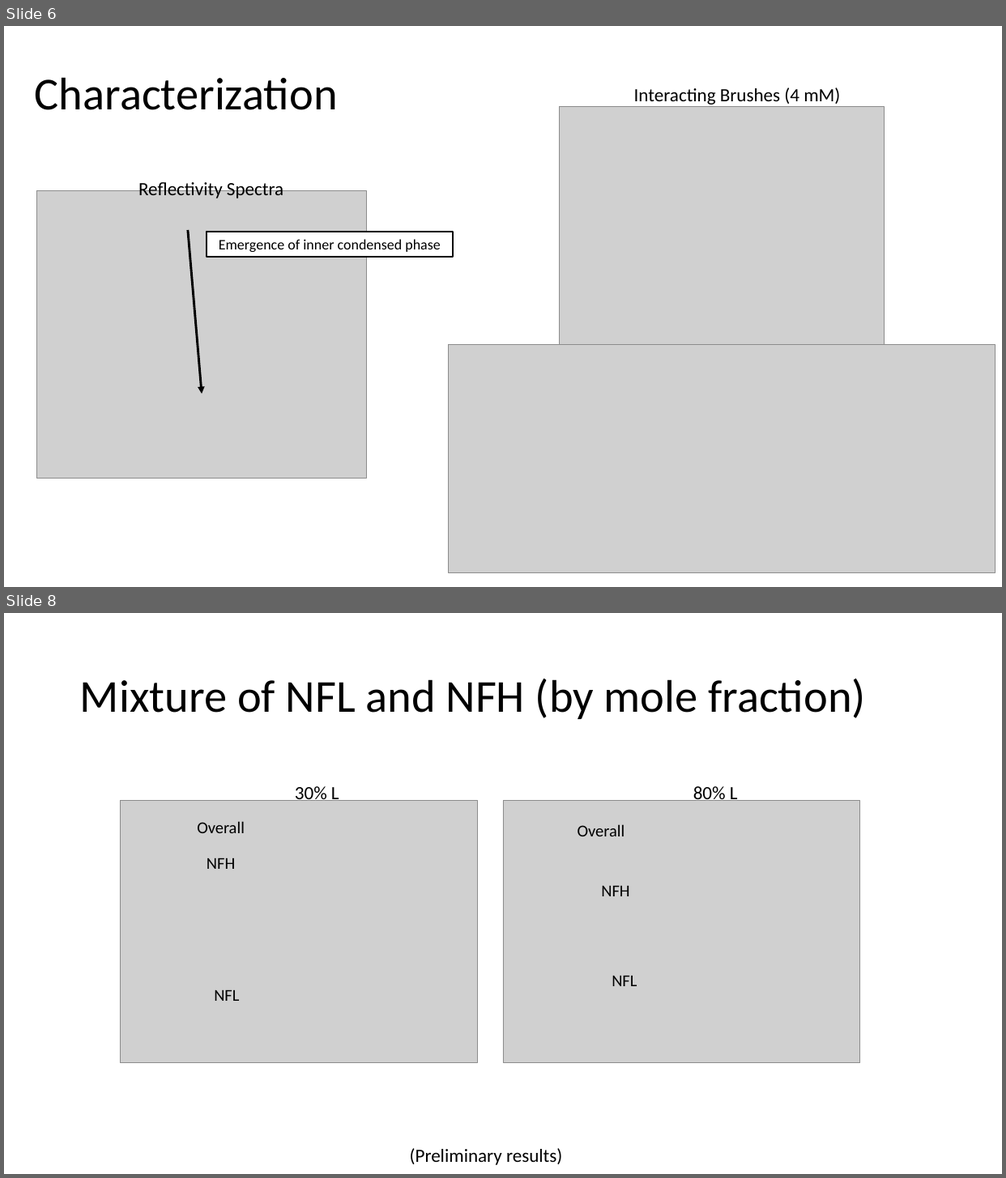
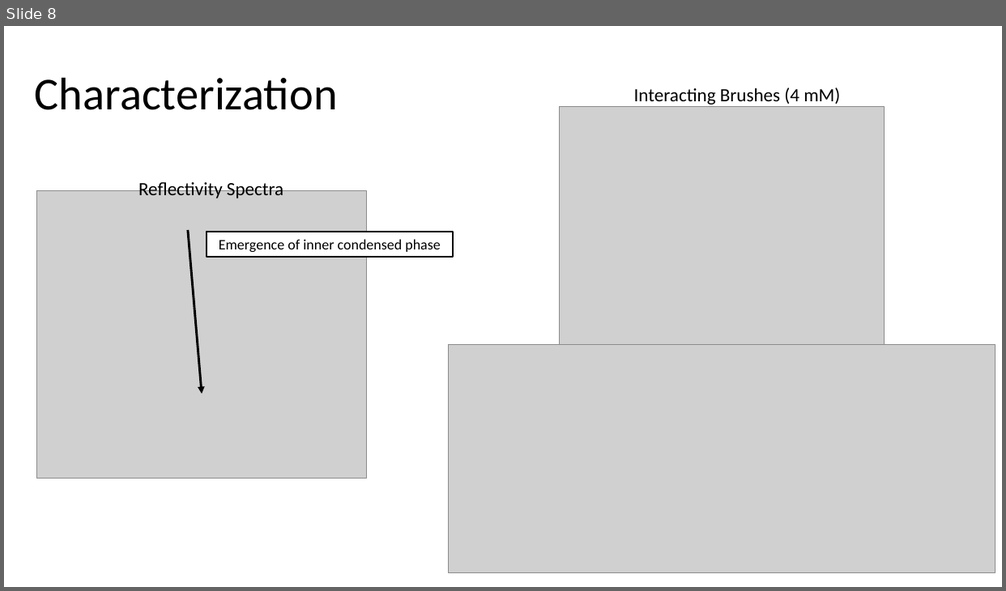
Before and after one commit to tyokokur/presentations, a slide deck: 20230515 NF Collab Update.pptx. Shown one above the other, each under a label of ours: slides 6 and 8 before the commit, slide 8 after it; the slides between them are not shown. The pictures are 1006x1178 and 1006x591 pixels, drawn with LibreOffice and Linux fonts; fonts in the diff are those of the drawing; grey boxes stand for pictures. Boxes give left, top, right and bottom in pixels: in the first picture for what was removed or moved away, otherwise in the second. Text is boxed around its words. In the diff, an @@ line names an element or a change of style, - is before the commit and + after.

```diff
--- a/20230515 NF Collab Update.pptx
+++ b/20230515 NF Collab Update.pptx
@@ slide 8 removed at [4, 613, 1002, 1174], background #FFFFFF @@
@@ title removed at [80, 679, 866, 719] @@
-Mixture of NFL and NFH (by mole fraction)
@@ picture removed at [120, 801, 477, 1063] @@
@@ text removed at [295, 786, 339, 805] @@
-30% L
@@ picture removed at [503, 801, 860, 1063] @@
@@ text removed at [693, 784, 738, 805] @@
-80% L
@@ text removed at [197, 821, 245, 833] @@
-Overall
@@ text removed at [577, 824, 625, 837] @@
-Overall
@@ text removed at [206, 858, 235, 869] @@
-NFH
@@ text removed at [601, 886, 629, 897] @@
-NFH
@@ text removed at [612, 976, 637, 986] @@
-NFL
@@ text removed at [214, 990, 239, 1001] @@
-NFL
@@ text removed at [410, 1148, 562, 1165] @@
-(Preliminary results)
@@ what was slide 6 is now slide 8 @@
```
Also in this commit, not shown: 2 slides changed, 1 slide added, 2 other slides removed.
